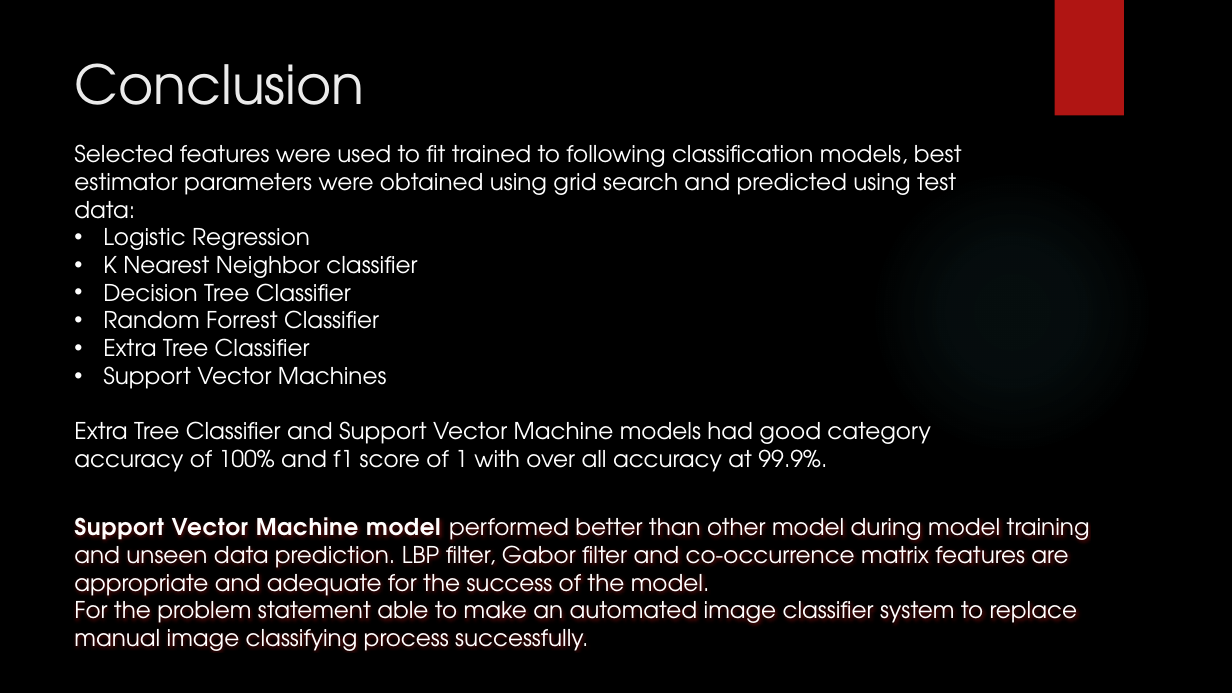
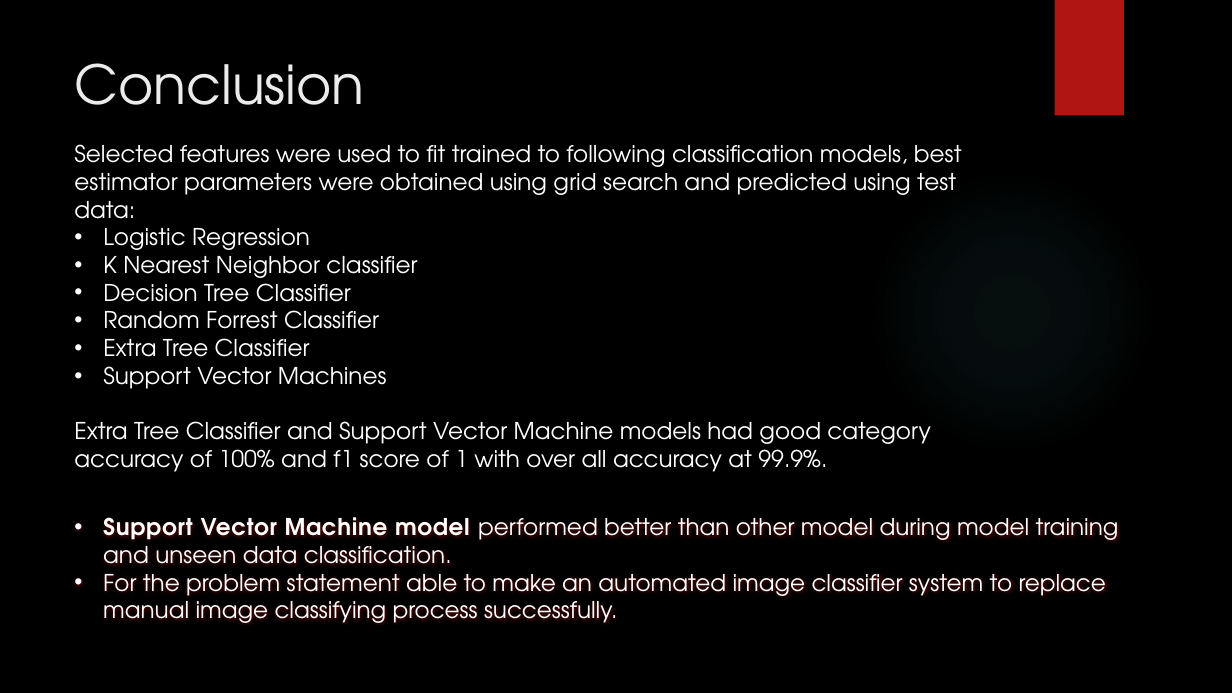
Before and after one commit to thelee81/GA-Capstone, a slide deck: slide 10 of Slides/Cap final.pptx (slide 9 before the commit). Drawn at 1232x693 pixels with LibreOffice and Linux fonts; fonts in the diff are those of the drawing; background and template pictures are left out. Boxes give left, top, right and bottom in pixels: in the first picture for what was removed or moved away, otherwise in the second. Text is boxed around its words. In the diff, an @@ line names an element or a change of style, - is before the commit and + after.

```diff
--- a/Slides/Cap final.pptx
+++ b/Slides/Cap final.pptx
@@ text at <box>103,517,1119,623</box>: text changed @@
-Support Vector Machine model performed better than other model during model training and unseen data prediction. LBP filter, Gabor filter and co-occurrence matrix features are appropriate and adequate for the success of the model.
-For the problem statement able to make an automated image classifier system to replace manual image classifying process successfully.
+• Support Vector Machine model performed better than other model during model training and unseen data classification.
+• For the problem statement able to make an automated image classifier system to replace manual image classifying process successfully.
```
Also in this commit, not shown: 1 other slide changed, 1 slide added.
